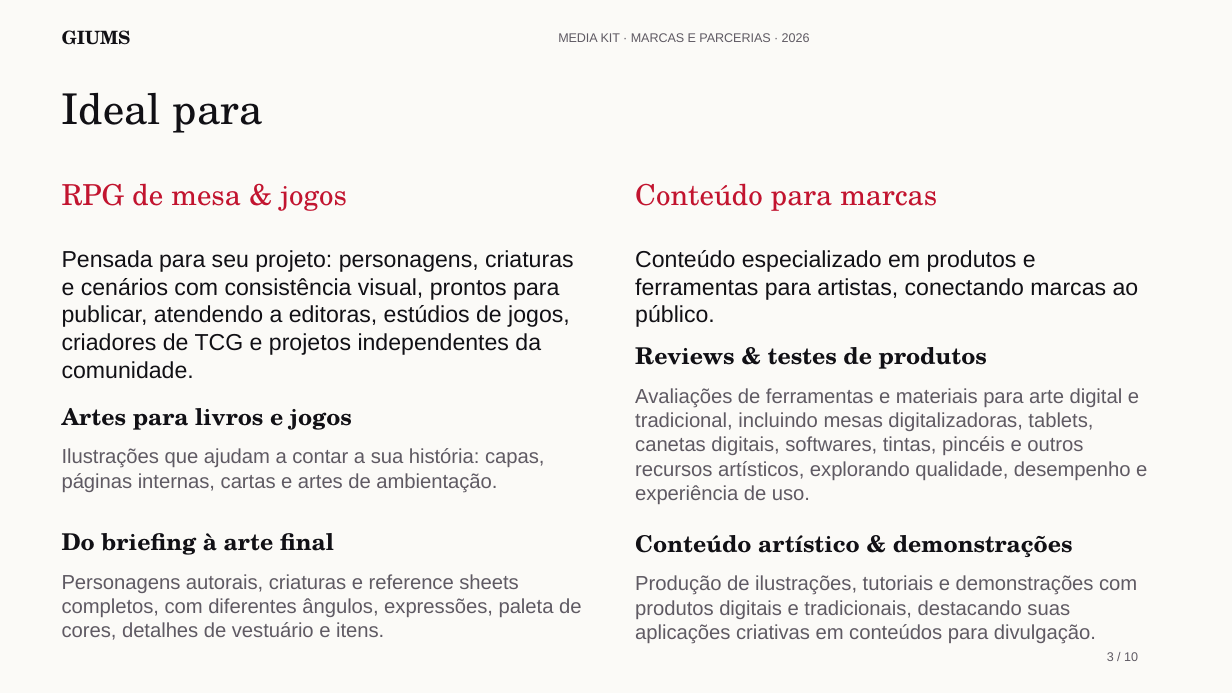
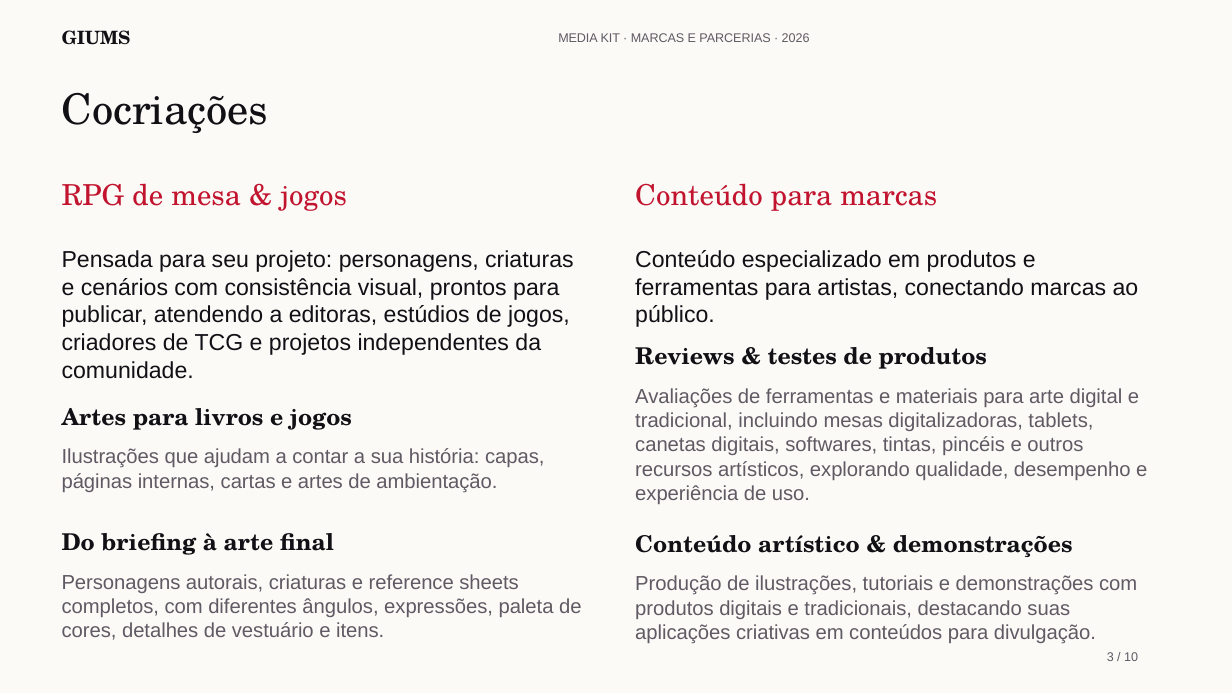
Before and after one commit to Biieru/GIUMS.Mediakit, a slide deck: slide 3 of GIUMS-MediaKit-PT.pptx. Drawn at 1232x693 pixels with LibreOffice and Linux fonts; fonts in the diff are those of the drawing. Boxes give left, top, right and bottom in pixels: in the first picture for what was removed or moved away, otherwise in the second. Text is boxed around its words. In the diff, an @@ line names an element or a change of style, - is before the commit and + after.

```diff
--- a/GIUMS-MediaKit-PT.pptx
+++ b/GIUMS-MediaKit-PT.pptx
@@ text at [62, 92, 269, 133]: text changed @@
-Ideal para
+Cocriações
```
Also in this commit, not shown: 1 slide added, 1 slide removed, 4 other files.
